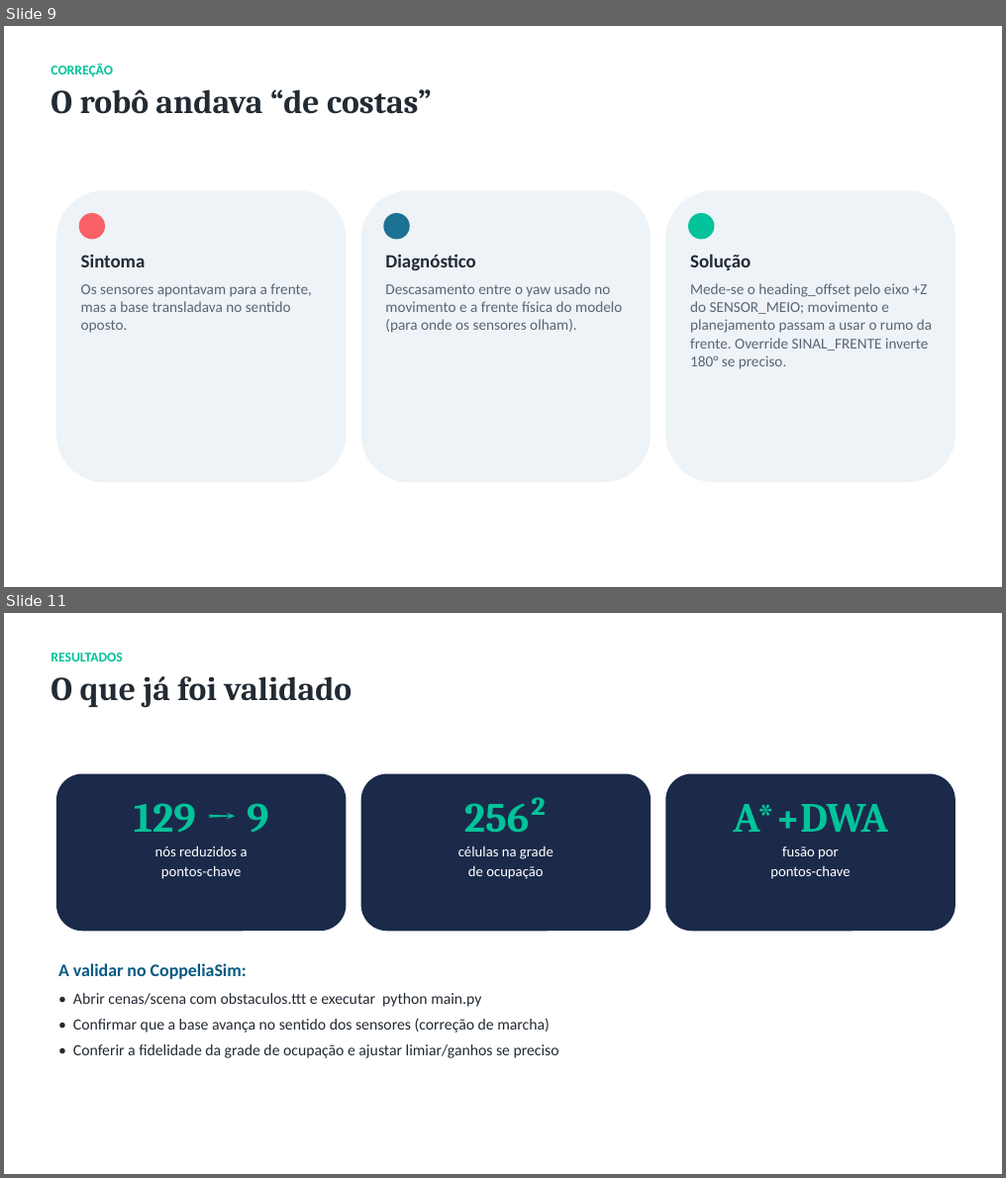
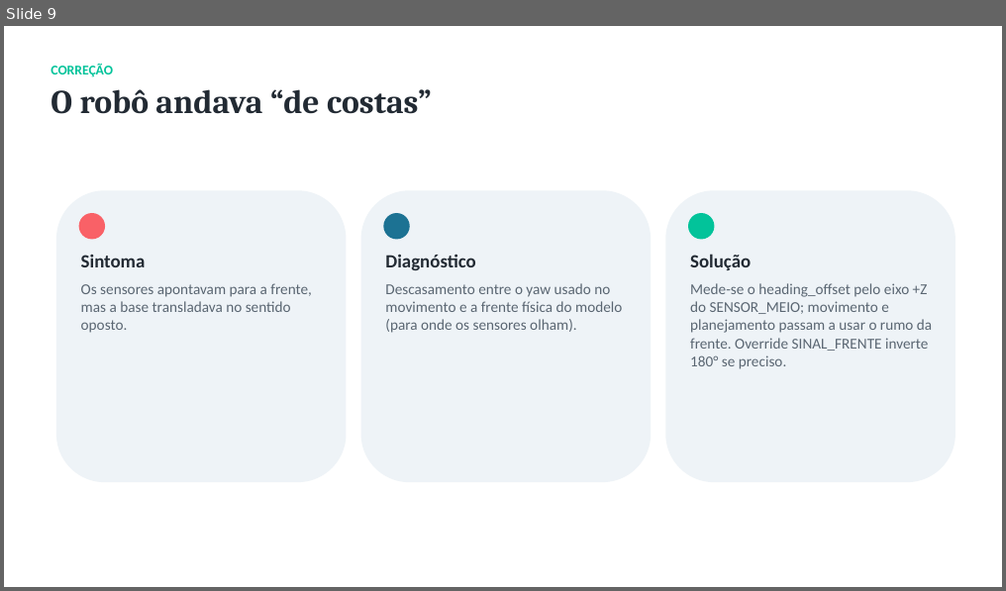
Before and after one commit to Heitorfa/VREP_DWA, a slide deck: docs/Apresentacao_Navegacao_Autonoma.pptx. Shown one above the other, each under a label of ours: slides 9 and 11 before the commit, slide 9 after it; the slides between them are not shown. The pictures are 1006x1178 and 1006x591 pixels, drawn with LibreOffice and Linux fonts; fonts in the diff are those of the drawing. Boxes give left, top, right and bottom in pixels: in the first picture for what was removed or moved away, otherwise in the second. Text is boxed around its words. In the diff, an @@ line names an element or a change of style, - is before the commit and + after.

```diff
--- a/docs/Apresentacao_Navegacao_Autonoma.pptx
+++ b/docs/Apresentacao_Navegacao_Autonoma.pptx
@@ slide 11 removed at [4,613,1002,1174], background #FFFFFF @@
@@ text removed at [51,653,351,708] @@
-RESULTADOS
-O que já foi validado
@@ rounded rectangle removed at [56,774,347,931] @@
@@ rounded rectangle removed at [361,774,650,931] @@
@@ rounded rectangle removed at [665,774,955,931] @@
@@ text removed at [134,803,268,879] @@
-129 → 9
-nós reduzidos a
-pontos-chave
@@ text removed at [458,797,553,879] @@
-256²
-células na grade
-de ocupação
@@ text removed at [733,804,888,879] @@
-A*+DWA
-fusão por
-pontos-chave
@@ text removed at [58,963,559,1059] @@
-A validar no CoppeliaSim:
-• Abrir cenas/scena com obstaculos.ttt e executar python main.py
-• Confirmar que a base avança no sentido dos sensores (correção de marcha)
-• Conferir a fidelidade da grade de ocupação e ajustar limiar/ganhos se preciso
```
Also in this commit, not shown: 2 slides changed, 3 slides added, 11 other files.
